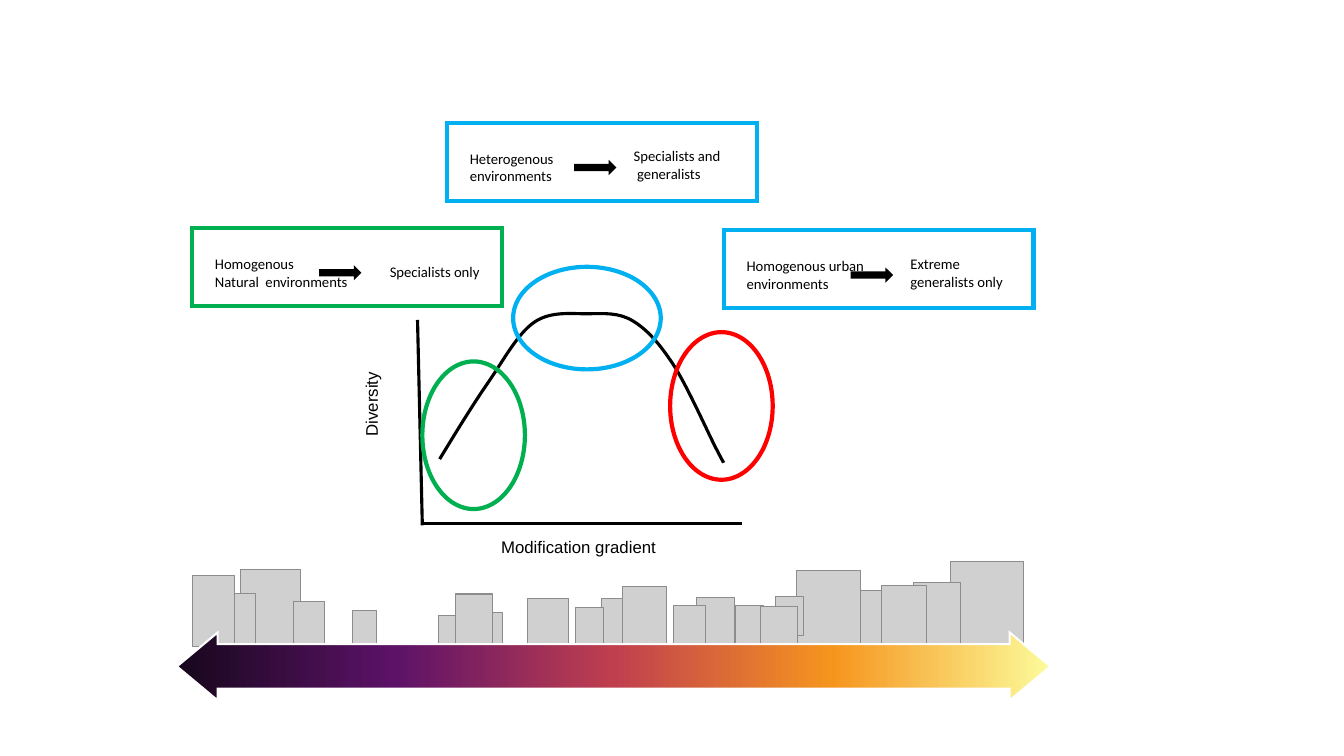
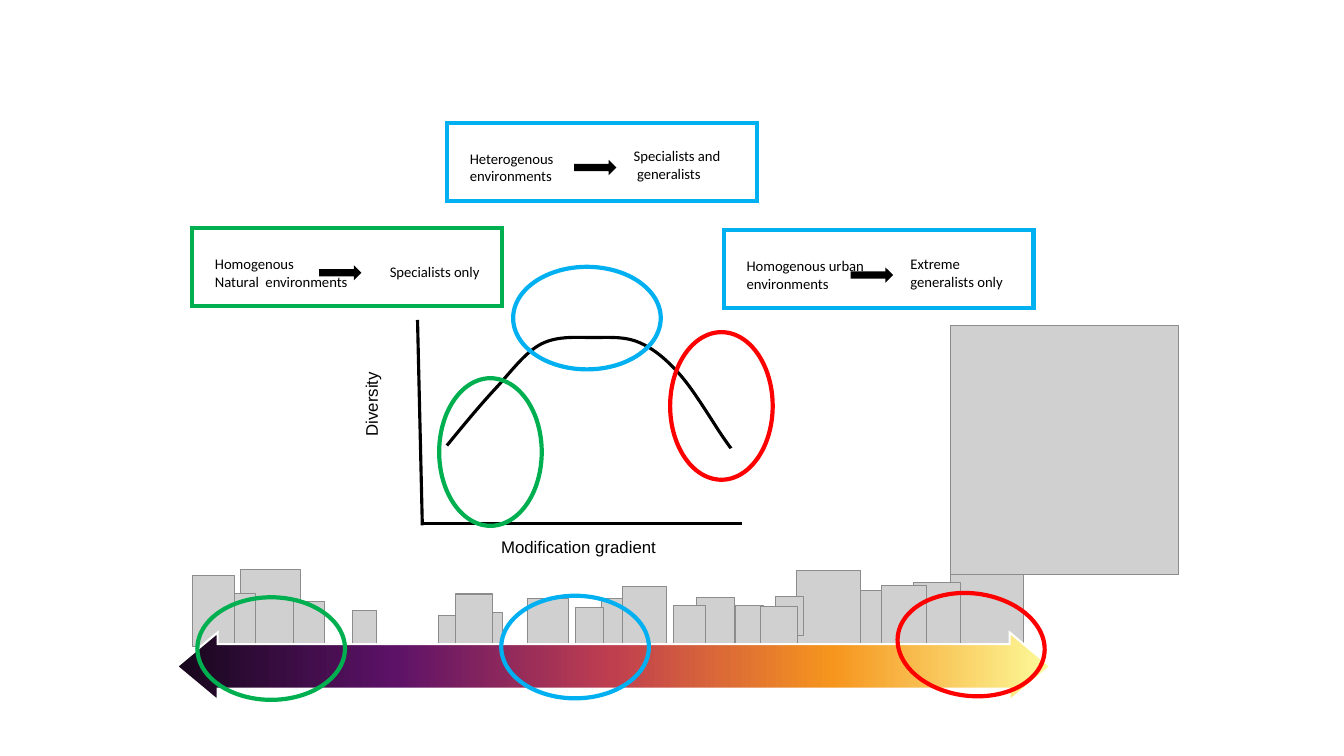
Before and after one commit to coreytcallaghan/bird_diversity_MoB, a slide deck: slide 2 of Figures/Figure_4 stuff.pptx. Drawn at 1344x756 pixels with LibreOffice and Linux fonts; fonts in the diff are those of the drawing; grey boxes stand for pictures; background and template pictures are left out. Boxes give left, top, right and bottom in pixels: in the first picture for what was removed or moved away, otherwise in the second. Text is boxed around its words. In the diff, an @@ line names an element or a change of style, - is before the commit and + after.

```diff
--- a/Figures/Figure_4 stuff.pptx
+++ b/Figures/Figure_4 stuff.pptx
@@ picture added at <box>951,326,1178,575</box> @@
@@ freeform shape: place and size @@
-freeform shape at <box>440,314,724,463</box>
+freeform shape at <box>447,338,731,449</box>
@@ ellipse: place and size @@
-ellipse at <box>422,362,525,509</box>
+ellipse at <box>440,378,542,525</box>
@@ ellipse added at <box>198,597,345,700</box>, outline #00B050 3 pt @@
@@ ellipse added at <box>502,596,649,699</box>, outline #00B0F0 3 pt @@
@@ ellipse added at <box>893,584,1051,704</box>, outline #FF0000 3 pt @@
```
Also in this commit, not shown: 1 other slide changed, 1 slide added, 1 other file.
